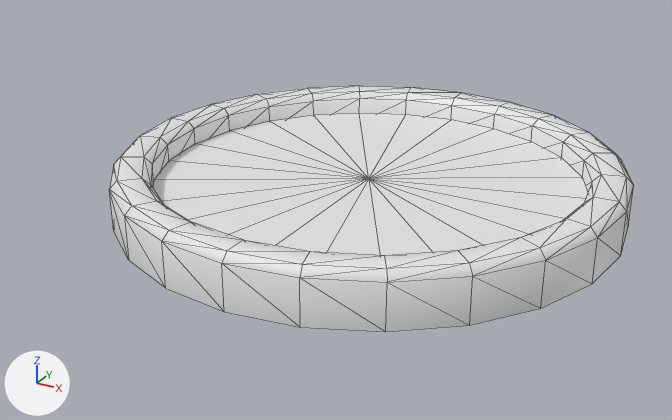
A saved change to the glTF model public/token.gltf.
Camera for both pictures: a 50 mm camera at (0.771, -1.537, 0.735) aimed at (-0.071, -0.006, -0.03). Lighting does not change. The marker at lower left points along +X, +Y and +Z. The picture after the commit comes second. Mesh edges are drawn as thin lines.

Names of what the first picture shows: '1-frame', '3-picture'.
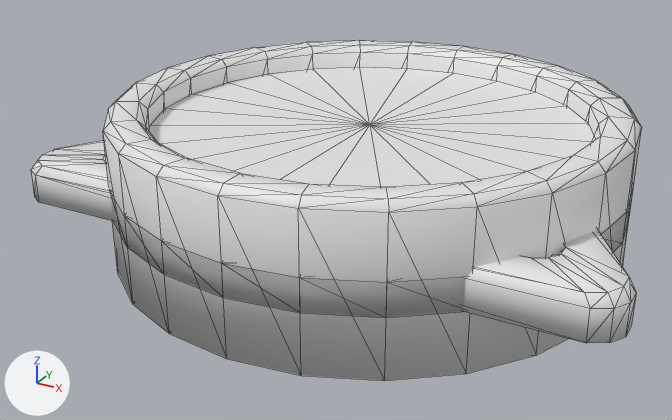
The newer file is also turned or shifted as a whole; pictures and numbers use the older file's frame.

Changed parts and their boxes [x1, y1, x2, y2] in the pictures (672 x 420 px; the box of a moved part takes in the faces that stretch with it):
'7-fat-frame', added: after [103, 40, 642, 381]
'1-frame', reshaped: before [109, 86, 634, 332]; after [111, 186, 634, 318]
'9-fat-picture', added: after [149, 67, 594, 187]
'4-tri-frame', added: after [31, 141, 636, 343]
part 1 of me_circle, moved or reshaped: before [109, 186, 634, 332]; after [111, 186, 634, 318]
'3-picture', unchanged, covered by the edit: before [153, 113, 588, 255]

Diff of the bpy script that builds the scene:
```diff
--- a/public/token.gltf.py
+++ b/public/token.gltf.py
@@ me_circle @@
 # used by ob_1_frame; location = (0.0, 0.0, 0.0)
-me_circle.from_pydata(...)  # 144 vertices, 240 faces; spans x -0.5..0.5, y -0.5..0.5, z 0.0..0.1
+me_circle.from_pydata(...)  # 144 vertices, 288 faces; spans x -0.5..0.5, y -0.5..0.5, z 0.025..0.1
+# me_circle part 1
+# 24 vertices in x -0.5..0.5, y -0.5..0.5, z 0.0 move by (0.0, 0.0, 0.025)
+# 48 new faces join them
@@ me_circle_007 @@
+me_circle_007.from_pydata(...)  # 25 vertices, 24 faces; spans x -0.425..0.425, y -0.425..0.425, z 0.1
@@ me_circle_006 @@
+me_circle_006.from_pydata(...)  # 144 vertices, 288 faces; spans x -0.5..0.5, y -0.5..0.5, z -0.15..0.15
@@ me_circle_001 @@
+me_circle_001.from_pydata(...)  # 72 vertices, 144 faces; spans x -0.578..0.578, y -0.36..0.658, z -0.038..0.038
@@ ob_9_fat_picture @@
+ob_9_fat_picture = bpy.data.objects.new('9-fat-picture', me_circle_007)
+ob_9_fat_picture.location = (0.0, 0.0, 0.062)
@@ ob_7_fat_frame @@
+ob_7_fat_frame = bpy.data.objects.new('7-fat-frame', me_circle_006)
+ob_7_fat_frame.location = (0.0, 0.0, 0.062)
@@ ob_4_tri_frame @@
+ob_4_tri_frame = bpy.data.objects.new('4-tri-frame', me_circle_001)
+ob_4_tri_frame.location = (0.0, 0.0, 0.062)
```
